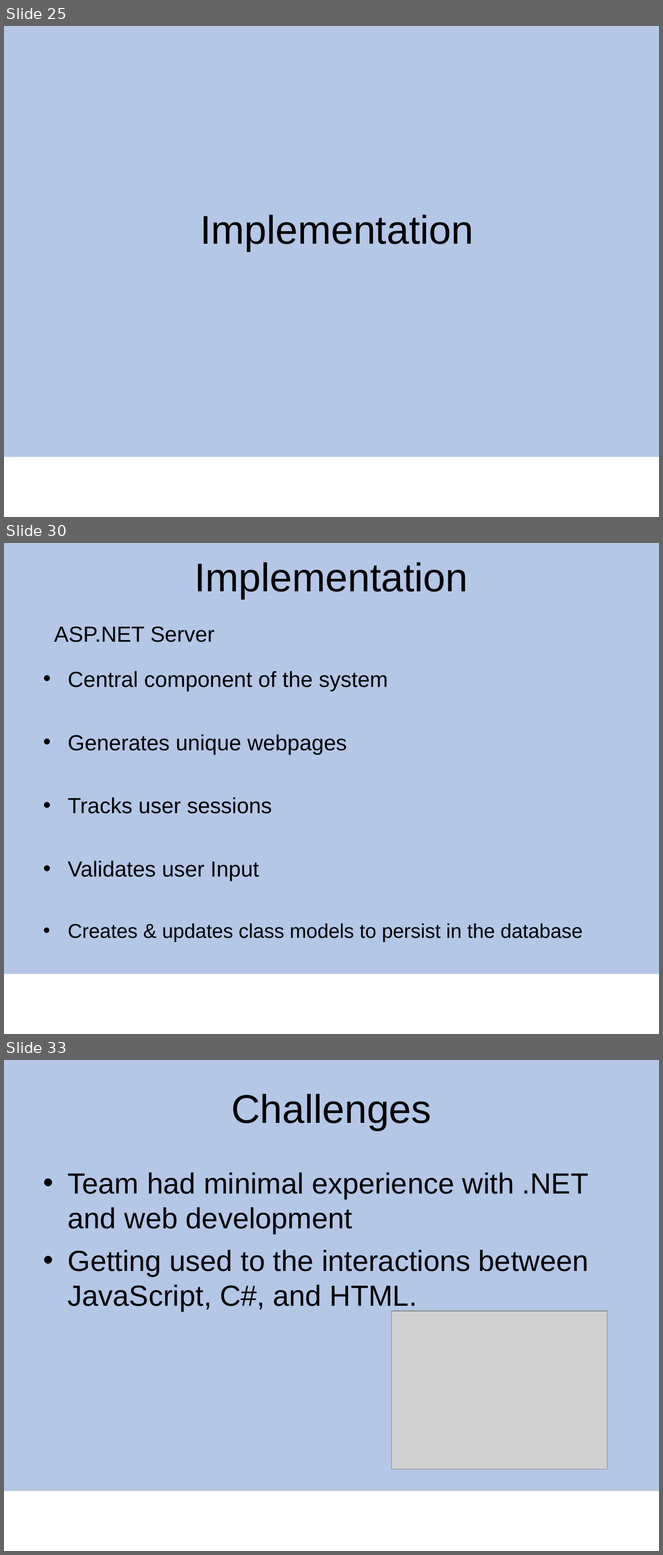
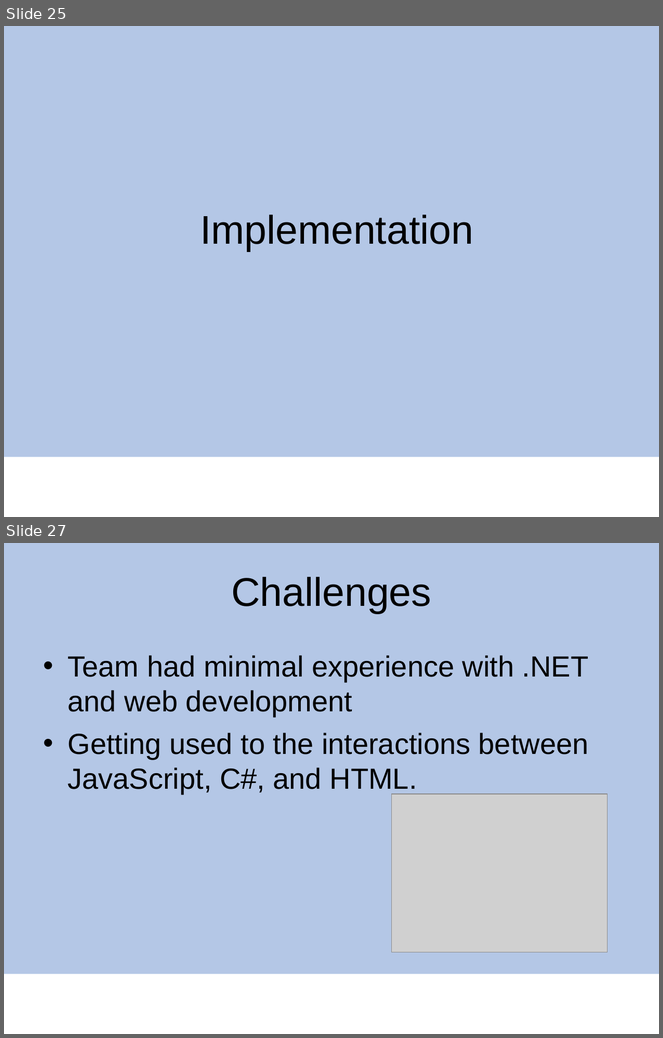
Before and after one commit to cenck09/TheGalleryWalkAlpha, a slide deck: Capstone_galleryWak_newV.ppt. Shown one above the other, each under a label of ours: slides 25, 30 and 33 before the commit, slides 25 and 27 after it; the slides between them are not shown. The pictures are 663x1555 and 663x1038 pixels, drawn with LibreOffice and Linux fonts; fonts in the diff are those of the drawing; grey boxes stand for pictures; background and template pictures are left out. Boxes give left, top, right and bottom in pixels: in the first picture for what was removed or moved away, otherwise in the second. Text is boxed around its words. In the diff, an @@ line names an element or a change of style, - is before the commit and + after.

```diff
--- a/Capstone_galleryWak_newV.ppt
+++ b/Capstone_galleryWak_newV.ppt
@@ slide 30 removed at box(4, 543, 659, 1034), background #FFFFFF; not listed: 1 template element that a slide beside it also shows @@
@@ title removed at box(195, 562, 468, 599) @@
-Implementation
@@ text removed at box(54, 626, 215, 642) @@
-ASP.NET Server
@@ text removed at box(68, 671, 583, 942) @@
-• Central component of the system
-• Generates unique webpages
-• Tracks user sessions
-• Validates user Input
-• Creates & updates class models to persist in the database
@@ what was slide 33 is now slide 27 @@
```
Also in this commit, not shown: 1 slide changed, 5 other slides removed.
